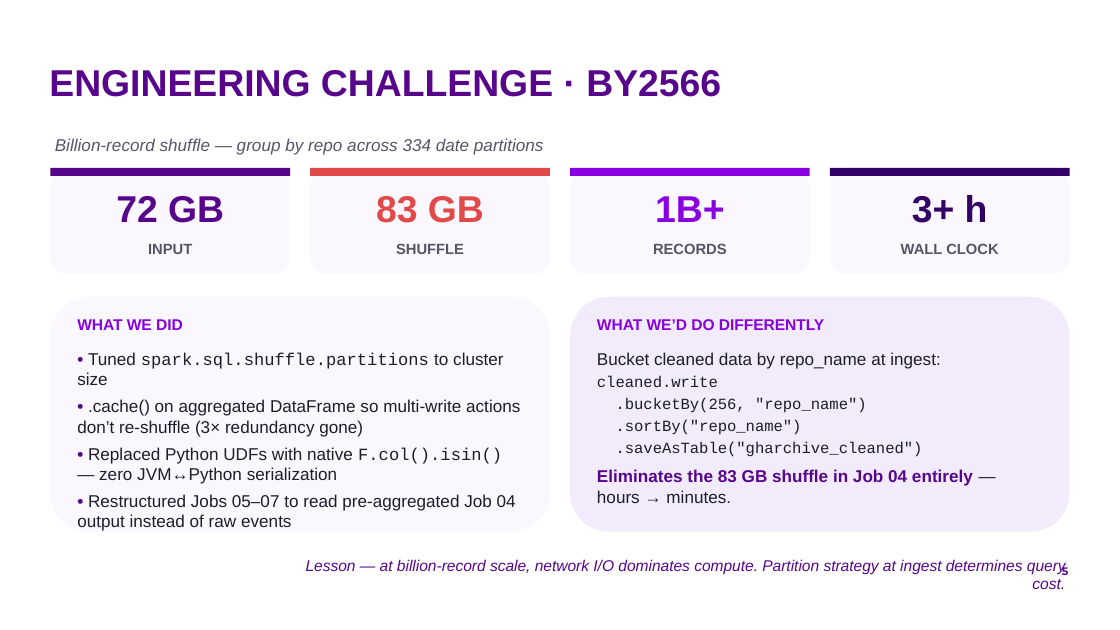
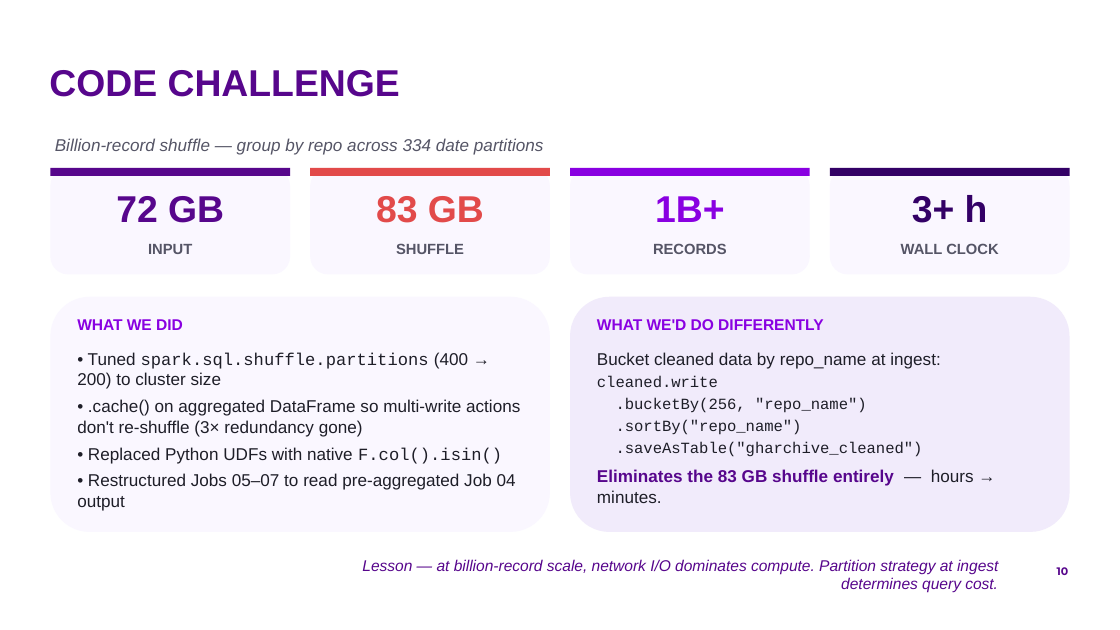
Before and after one commit to by2566-hash/OSS_Pulse, a slide deck: slide 10 of report/presentation/group9_oss_pulse.pptx (slide 5 before the commit). Drawn at 1120x630 pixels with LibreOffice and Linux fonts; fonts in the diff are those of the drawing; background and template pictures are left out. Boxes give left, top, right and bottom in pixels: in the first picture for what was removed or moved away, otherwise in the second. Text is boxed around its words. In the diff, an @@ line names an element or a change of style, - is before the commit and + after.

```diff
--- a/report/presentation/group9_oss_pulse.pptx
+++ b/report/presentation/group9_oss_pulse.pptx
@@ title at (x1=49, y1=70, x2=400, y2=97): text changed @@
-ENGINEERING CHALLENGE · BY2566
+CODE CHALLENGE
@@ text at (x1=77, y1=352, x2=516, y2=511): text changed @@
-• Tuned spark.sql.shuffle.partitions to cluster size
-• .cache() on aggregated DataFrame so multi-write actions don’t re-shuffle (3× redundancy gone)
-• Replaced Python UDFs with native F.col().isin() — zero JVM↔Python serialization
-• Restructured Jobs 05–07 to read pre-aggregated Job 04 output instead of raw events
+• Tuned spark.sql.shuffle.partitions (400 → 200) to cluster size
+• .cache() on aggregated DataFrame so multi-write actions don't re-shuffle (3× redundancy gone)
+• Replaced Python UDFs with native F.col().isin()
+• Restructured Jobs 05–07 to read pre-aggregated Job 04 output
@@ text at (x1=597, y1=469, x2=974, y2=503): text changed @@
-Eliminates the 83 GB shuffle in Job 04 entirely — hours → minutes.
+Eliminates the 83 GB shuffle entirely — hours → minutes.
@@ text "Lesson — at billion-record scale, ..." rewrapped from (x1=306, y1=559, x2=1066, y2=589) to (x1=362, y1=559, x2=998, y2=593) @@
@@ page number at (x1=1057, y1=567, x2=1069, y2=575): text changed @@
-5
+10
```
Also in this commit, not shown: 2 other slides changed, 13 slides added, 12 slides removed, 2 other files.
